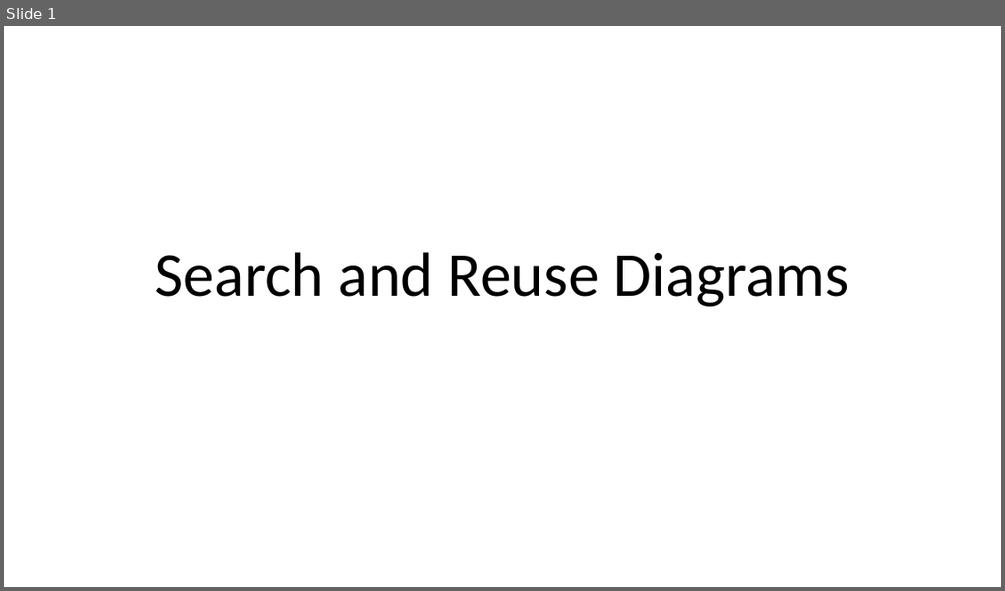
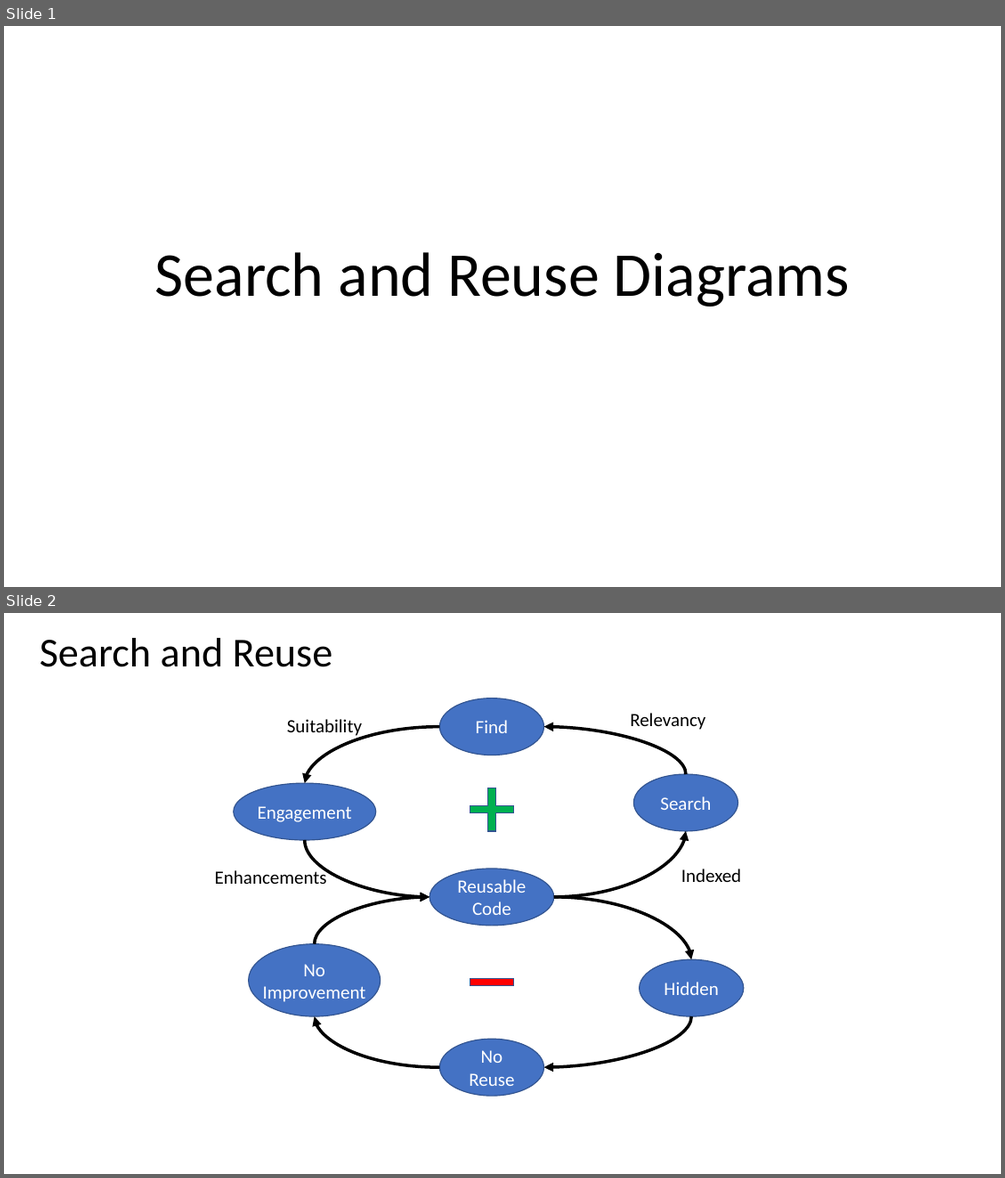
Before and after one commit to dmccreary/graph-systems-thinking, a slide deck: diagrams-in-ppt/Search-and-Reuse.pptx. Shown one above the other, each under a label of ours: slide 1 before the commit, slides 1 and 2 after it. The pictures are 1005x591 and 1005x1178 pixels, drawn with LibreOffice and Linux fonts; fonts in the diff are those of the drawing. Boxes give left, top, right and bottom in pixels: in the first picture for what was removed or moved away, otherwise in the second. Text is boxed around its words. In the diff, an @@ line names an element or a change of style, - is before the commit and + after.

```diff
--- a/diagrams-in-ppt/Search-and-Reuse.pptx
+++ b/diagrams-in-ppt/Search-and-Reuse.pptx
@@ slide 2 added at [4,613,1001,1174], background #FFFFFF @@
@@ title added at [40,638,332,667], 39.6 pt, text #000000 @@
+Search and Reuse
@@ text added at [287,719,362,738], 18 pt, text #000000 @@
+Suitability
@@ ellipse added at [440,698,544,755], fill #4472C4, outline #325491 1 pt, 18 pt, text #FFFFFF @@
+Find
@@ text added at [630,713,705,730], 18 pt, text #000000 @@
+Relevancy
@@ curved arrow added from (440, 727) to (305, 783), #000000 3 pt @@
@@ curved arrow added from (686, 774) to (544, 727), #000000 3 pt @@
@@ ellipse added at [234,783,376,840], fill #4472C4, outline #325491 1 pt, 18 pt, text #FFFFFF @@
+Engagement
@@ plus added at [469,788,514,831], fill #00B050, outline #325491 1 pt @@
@@ ellipse added at [633,774,737,831], fill #4472C4, outline #325491 1 pt, 18 pt, text #FFFFFF @@
+Search
@@ curved arrow added from (305, 840) to (429, 897), #000000 3 pt @@
@@ curved arrow added from (554, 897) to (686, 831), #000000 3 pt @@
@@ text added at [215,868,327,884], 18 pt, text #000000 @@
+Enhancements
@@ ellipse added at [429,868,554,925], fill #4472C4, outline #325491 1 pt, 18 pt, text #FFFFFF @@
+Reusable
+Code
@@ text added at [681,868,741,882], 18 pt, text #000000 @@
+Indexed
@@ curved arrow added from (315, 944) to (429, 897), #000000 3 pt @@
@@ curved arrow added from (554, 897) to (691, 959), #000000 3 pt @@
@@ ellipse added at [249,944,380,1017], fill #4472C4, outline #325491 1 pt, 18 pt, text #FFFFFF @@
+No
+Improvement
@@ ellipse added at [639,959,744,1016], fill #4472C4, outline #325491 1 pt, 18 pt, text #FFFFFF @@
+Hidden
@@ rectangle added at [469,979,514,985], fill #FF0000, outline #325491 1 pt @@
@@ curved arrow added from (440, 1067) to (315, 1016), #000000 3 pt @@
@@ ellipse added at [440,1038,544,1095], fill #4472C4, outline #325491 1 pt, 18 pt, text #FFFFFF @@
+No Reuse
@@ curved arrow added from (691, 1016) to (544, 1067), #000000 3 pt @@
```
Also in this commit, not shown: 6 other files.
